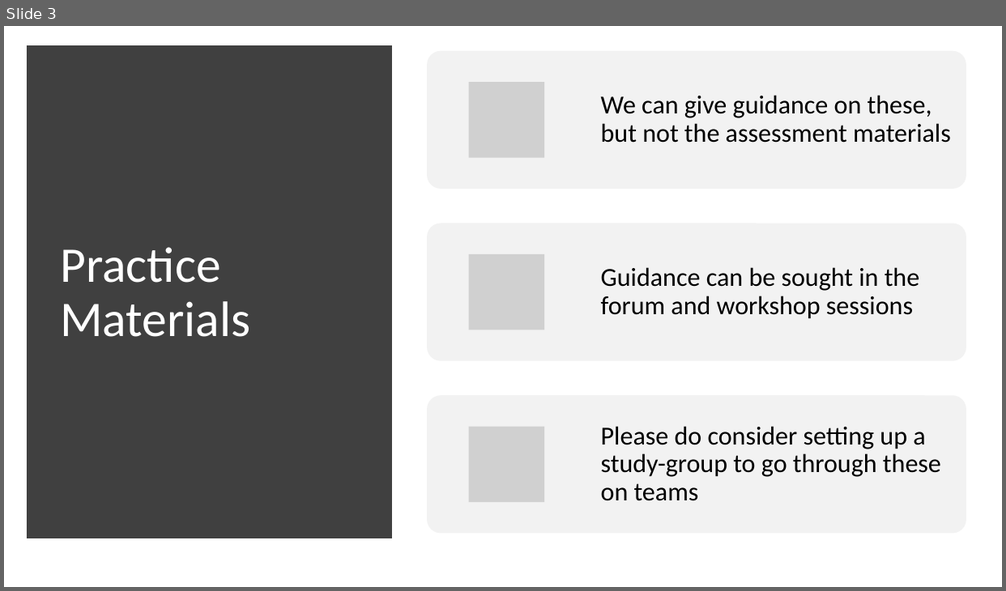
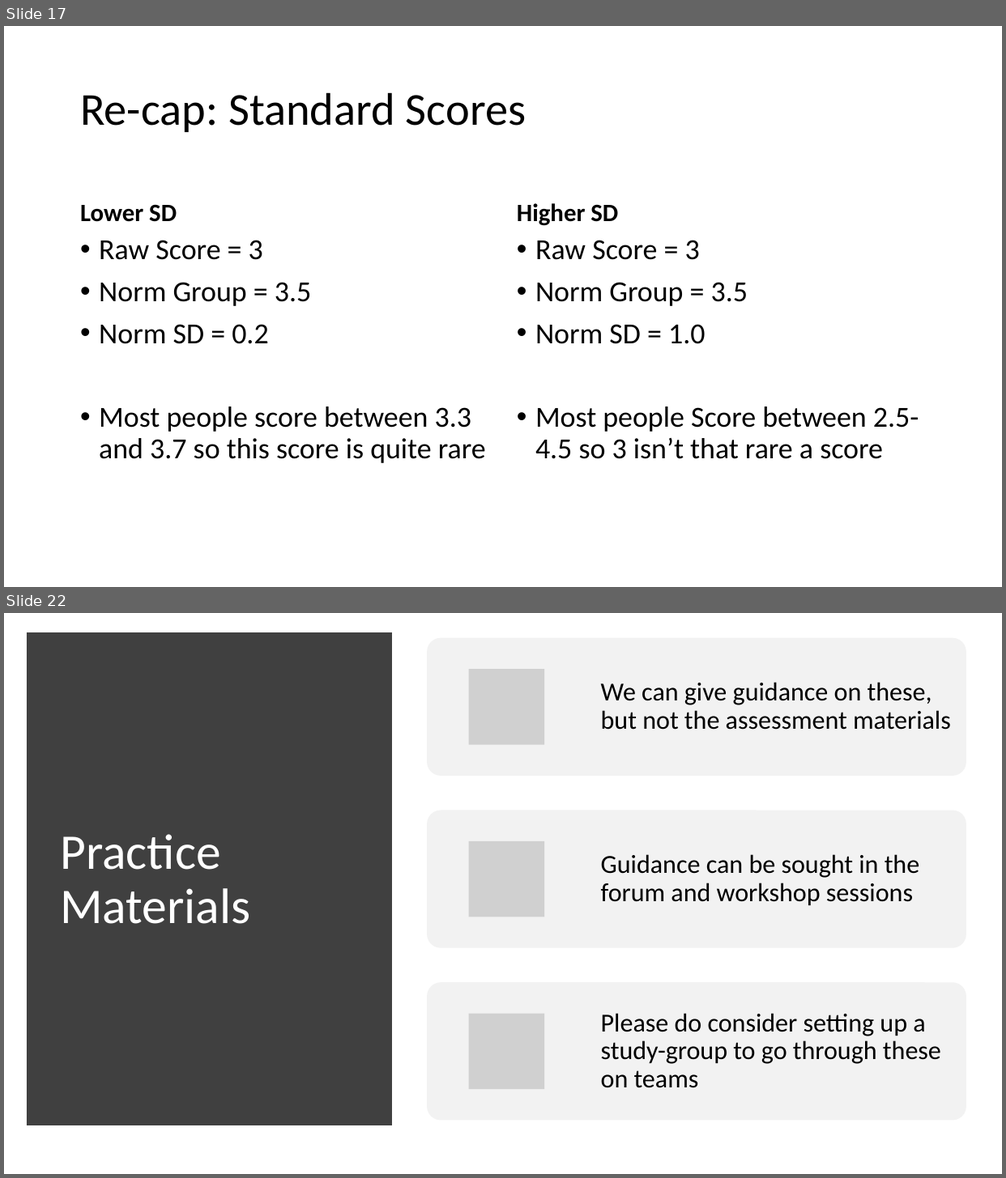
Before and after one commit to OliJimbo/Student_Materials, a slide deck: Week 6/Workshop_Materials/Week 6 Workshop.pptx. Shown one above the other, each under a label of ours: slide 3 before the commit, slides 17 and 22 after it; the slides between them are not shown. The pictures are 1006x591 and 1006x1178 pixels, drawn with LibreOffice and Linux fonts; fonts in the diff are those of the drawing; grey boxes stand for pictures. Boxes give left, top, right and bottom in pixels: in the first picture for what was removed or moved away, otherwise in the second. Text is boxed around its words. In the diff, an @@ line names an element or a change of style, - is before the commit and + after.

```diff
--- a/Week 6/Workshop_Materials/Week 6 Workshop.pptx
+++ b/Week 6/Workshop_Materials/Week 6 Workshop.pptx
@@ slide 17 added at box(4, 26, 1002, 587), background #FFFFFF @@
@@ title added at box(80, 92, 526, 132), 44 pt, text #000000 @@
+Re-cap: Standard Scores
@@ text added at box(80, 204, 177, 222), 24 pt, text #000000, bold @@
+Lower SD
@@ text added at box(517, 203, 618, 226), 24 pt, text #000000, bold @@
+Higher SD
@@ text added at box(99, 240, 486, 463), 28 pt, text #000000 @@
+• Raw Score = 3
+• Norm Group = 3.5
+• Norm SD = 0.2
+• Most people score between 3.3 and 3.7 so this score is quite rare
@@ text added at box(535, 240, 918, 459), 28 pt, text #000000 @@
+• Raw Score = 3
+• Norm Group = 3.5
+• Norm SD = 1.0
+• Most people Score between 2.5-4.5 so 3 isn’t that rare a score
@@ what was slide 3 is now slide 22 @@
```
Also in this commit, not shown: 1 slide changed, 20 other slides added, 1 other file.
